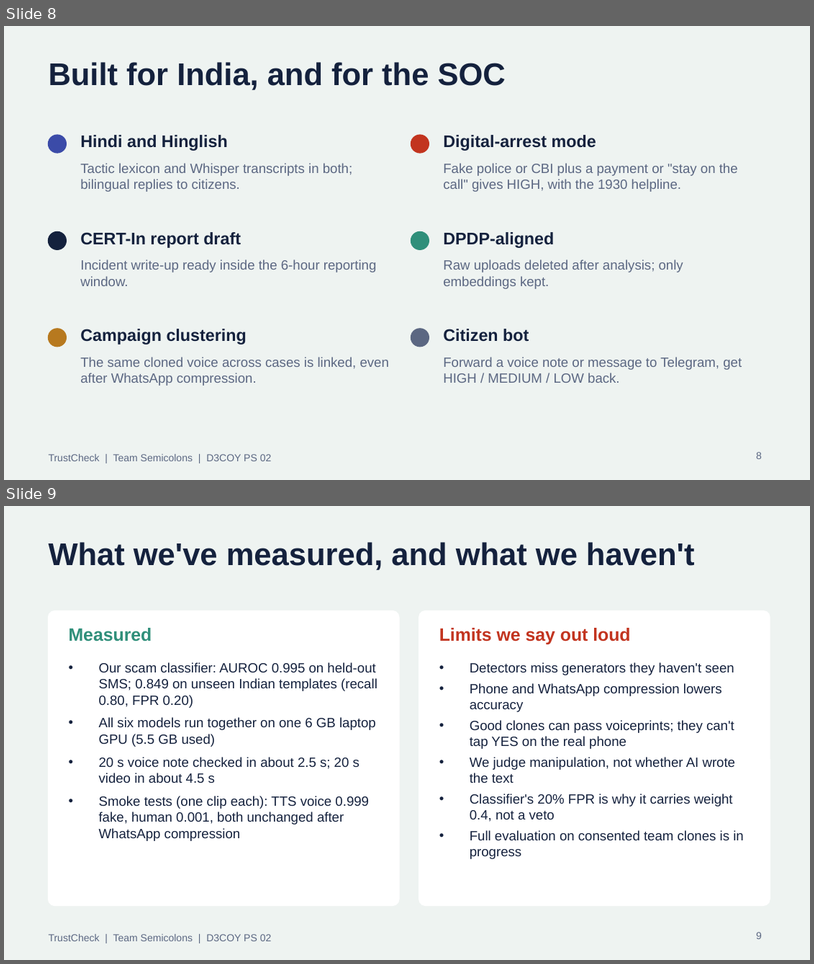
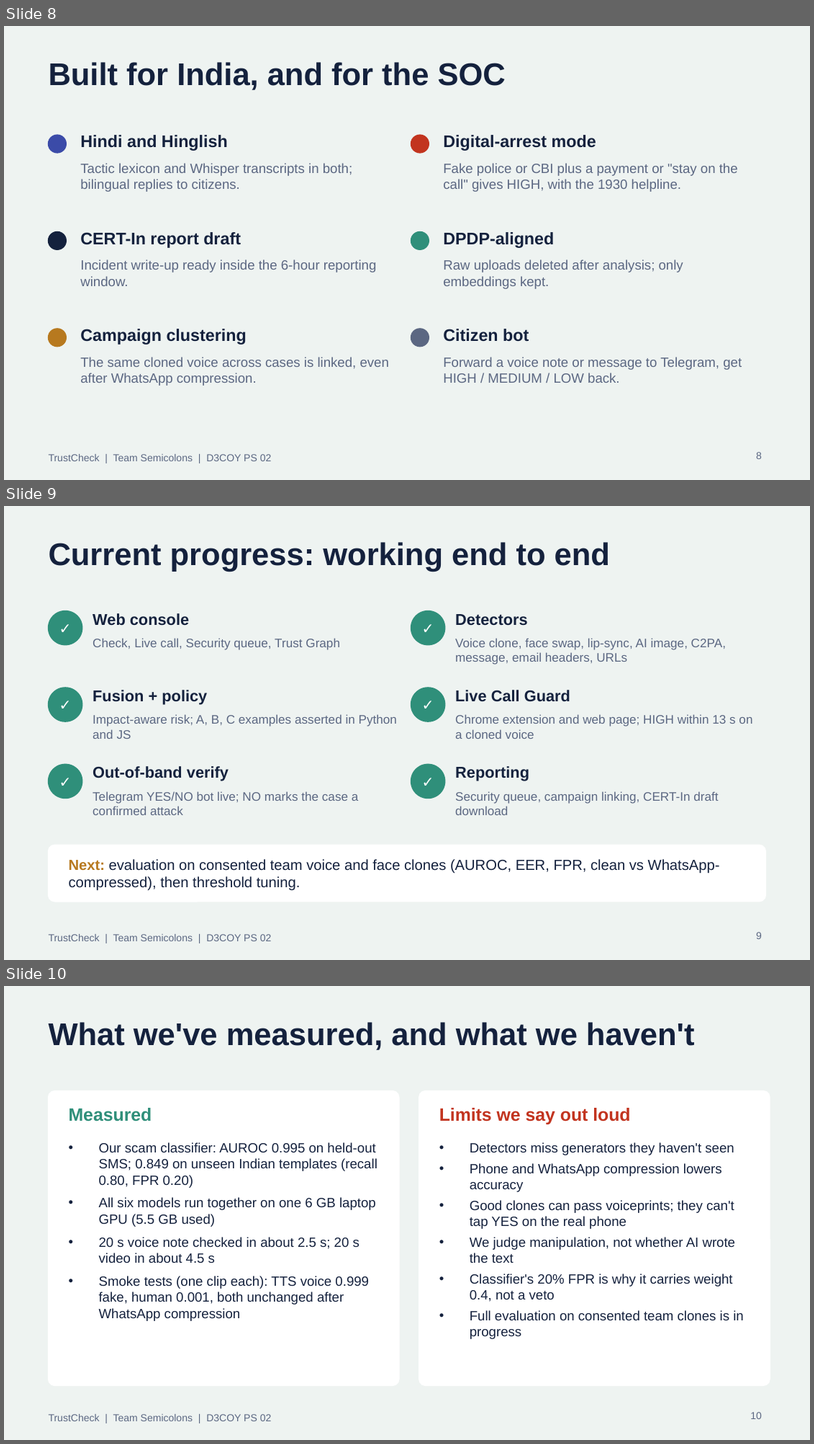
Before and after one commit to D3C0Y-1-0/Semicolons_D3C0Y_DhruvPatel, a slide deck: docs/TrustCheck_pitch.pptx. Shown one above the other, each under a label of ours: slides 8 and 9 before the commit, slides 8, 9 and 10 after it. The pictures are 814x964 and 814x1444 pixels, drawn with LibreOffice and Linux fonts; fonts in the diff are those of the drawing. Boxes give left, top, right and bottom in pixels: in the first picture for what was removed or moved away, otherwise in the second. Text is boxed around its words. In the diff, an @@ line names an element or a change of style, - is before the commit and + after.

```diff
--- a/docs/TrustCheck_pitch.pptx
+++ b/docs/TrustCheck_pitch.pptx
@@ slide 9 added at (x1=4, y1=506, x2=810, y2=960), background #EEF3F1; not listed: 1 template element that a slide beside it also shows @@
@@ text added at (x1=49, y1=542, x2=610, y2=572), 28 pt, text #14213D, bold @@
+Current progress: working end to end
@@ ellipse added at (x1=49, y1=611, x2=82, y2=645), fill #2F8F7A, outline #2F8F7A 1 pt @@
@@ text added at (x1=49, y1=611, x2=82, y2=645), 13 pt, text #FFFFFF, bold @@
+✓
@@ text added at (x1=93, y1=613, x2=189, y2=626), 14 pt, text #14213D, bold @@
+Web console
@@ ellipse added at (x1=412, y1=611, x2=445, y2=645), fill #2F8F7A, outline #2F8F7A 1 pt @@
@@ text added at (x1=412, y1=611, x2=445, y2=645), 13 pt, text #FFFFFF, bold @@
+✓
@@ text added at (x1=455, y1=614, x2=528, y2=626), 14 pt, text #14213D, bold @@
+Detectors
@@ text added at (x1=93, y1=638, x2=340, y2=650), 11 pt, text #5B6782 @@
+Check, Live call, Security queue, Trust Graph
@@ text added at (x1=455, y1=638, x2=726, y2=664), 11 pt, text #5B6782 @@
+Voice clone, face swap, lip-sync, AI image, C2PA, message, email headers, URLs
@@ ellipse added at (x1=49, y1=687, x2=82, y2=721), fill #2F8F7A, outline #2F8F7A 1 pt @@
@@ text added at (x1=49, y1=687, x2=82, y2=721), 13 pt, text #FFFFFF, bold @@
+✓
@@ text added at (x1=93, y1=690, x2=207, y2=705), 14 pt, text #14213D, bold @@
+Fusion + policy
@@ ellipse added at (x1=412, y1=687, x2=445, y2=721), fill #2F8F7A, outline #2F8F7A 1 pt @@
@@ text added at (x1=412, y1=687, x2=445, y2=721), 13 pt, text #FFFFFF, bold @@
+✓
@@ text added at (x1=455, y1=690, x2=571, y2=702), 14 pt, text #14213D, bold @@
+Live Call Guard
@@ text added at (x1=93, y1=714, x2=397, y2=739), 11 pt, text #5B6782 @@
+Impact-aware risk; A, B, C examples asserted in Python and JS
@@ text added at (x1=455, y1=714, x2=753, y2=739), 11 pt, text #5B6782 @@
+Chrome extension and web page; HIGH within 13 s on a cloned voice
@@ ellipse added at (x1=49, y1=764, x2=82, y2=798), fill #2F8F7A, outline #2F8F7A 1 pt @@
@@ text added at (x1=49, y1=764, x2=82, y2=798), 13 pt, text #FFFFFF, bold @@
+✓
@@ ellipse added at (x1=412, y1=764, x2=445, y2=798), fill #2F8F7A, outline #2F8F7A 1 pt @@
@@ text added at (x1=412, y1=764, x2=445, y2=798), 13 pt, text #FFFFFF, bold @@
+✓
@@ text added at (x1=93, y1=766, x2=229, y2=781), 14 pt, text #14213D, bold @@
+Out-of-band verify
@@ text added at (x1=455, y1=766, x2=530, y2=781), 14 pt, text #14213D, bold @@
+Reporting
@@ text added at (x1=93, y1=791, x2=359, y2=815), 11 pt, text #5B6782 @@
+Telegram YES/NO bot live; NO marks the case a confirmed attack
@@ text added at (x1=455, y1=791, x2=718, y2=815), 11 pt, text #5B6782 @@
+Security queue, campaign linking, CERT-In draft download
@@ rounded rectangle added at (x1=49, y1=844, x2=766, y2=901), fill #FFFFFF, outline #FFFFFF 1 pt @@
@@ text added at (x1=69, y1=859, x2=720, y2=890), 13 pt, text #14213D @@
+Next: evaluation on consented team voice and face clones (AUROC, EER, FPR, clean vs WhatsApp-compressed), then threshold tuning.
@@ page number added at (x1=756, y1=932, x2=762, y2=939), 9 pt, text #5B6782 @@
+9
@@ what was slide 9 is now slide 10 @@
@@ page number at (x1=751, y1=1412, x2=762, y2=1419): text changed @@
-9
+10
```
Also in this commit, not shown: 2 other files.
